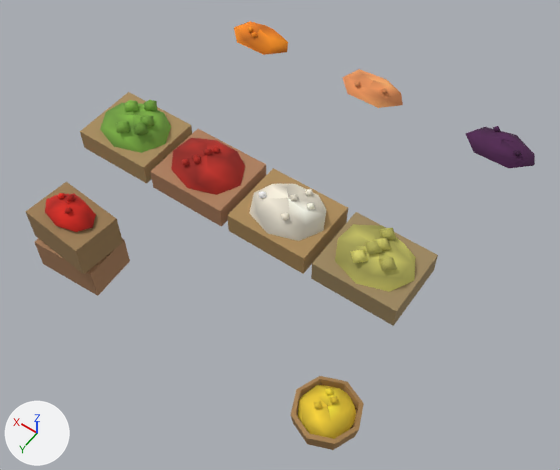
Renders of the glTF model games/yorimichi/assets/belmonte/meshes/SM_BM_BP_StallGoods_D.glb from each side of a commit.
Rendered twice from a 50 mm lens placed at (-2.13, 3.31, 4.88), pointed at (-0.11, 0.48, 0.43). The lights are fixed; the arrows at lower left show +X, +Y and +Z. The picture after the commit comes second. Vertices at exactly the same position are counted once.

Script lines for the objects in view, before the commit:
```python
me_sm_bp_stallgoods_d = bpy.data.meshes.new('SM_BP_StallGoods_D')
me_sm_bp_stallgoods_d.from_pydata(...)  # 540 vertices, 770 faces; spans x -1.38..1.44, y -1.06..1.59, z 0.0..1.27
# faces by material slot: [60, 710]
me_sm_bp_stallgoods_d.materials.append(mat_bm_000_m_wood_023)
me_sm_bp_stallgoods_d.materials.append(mat_bm_001_m_vcol_013)
ob_sm_bm_bp_stallgoods_d = bpy.data.objects.new('SM_BM_BP_StallGoods_D', me_sm_bp_stallgoods_d)
ob_sm_bm_bp_stallgoods_d.location = (0.0, 0.0, 0.0)
```
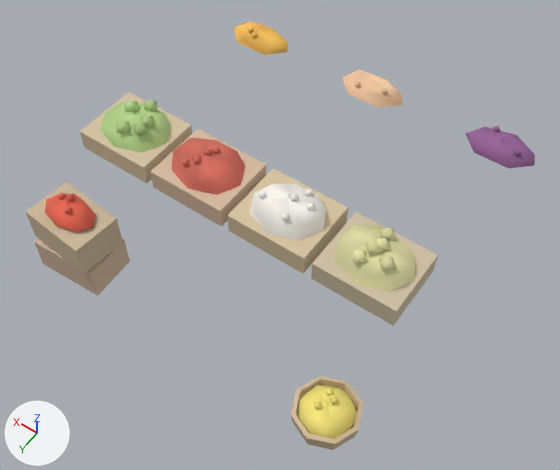
Changed parts and their boxes (x1, y1, x2, y2) in the pictures (560 x 470 px):
```json
{"part": 1, "of": "me_sm_bp_stallgoods_d", "change": "recoloured", "before": [25, 21, 535, 450], "after": [25, 21, 535, 450], "on screen": "brown to beige"}
```

Scene script edits in JSON lines:
```json
{"block": "me_sm_bp_stallgoods_d", "where": "me_sm_bp_stallgoods_d.from_pydata(...)  # 540 vertices, 770 faces; spans x -1.38..1.44, y -1.06..1.59, z 0.0..1.27"}
{"block": "me_sm_bp_stallgoods_d", "where": "# used by ob_sm_bm_bp_stallgoods_d; location = (0.0, 0.0, 0.0)"}
{"block": "me_sm_bp_stallgoods_d", "change": "me_sm_bp_stallgoods_d part 1: 762 faces centred in x -1.33..1.43, y -1.06..1.56, z 0.04..1.22 are repainted in the vertex colours, in many colours"}
```
